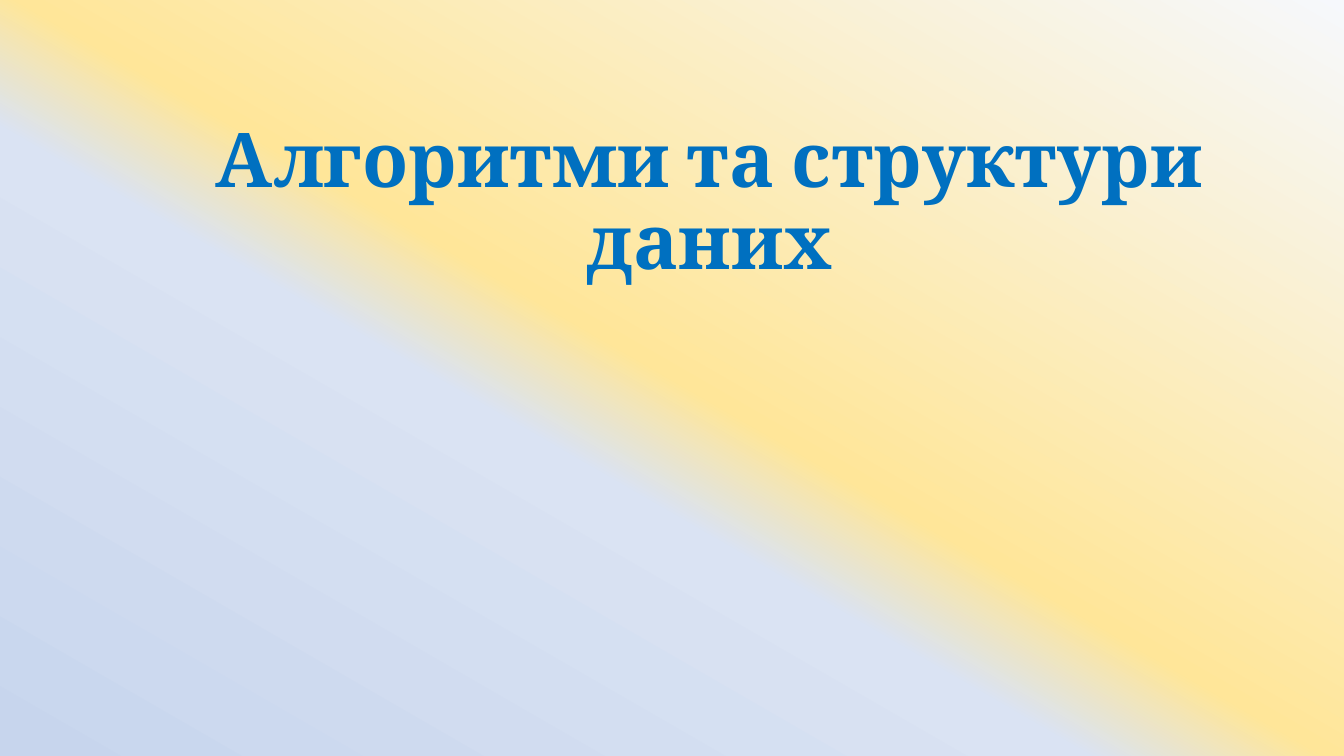
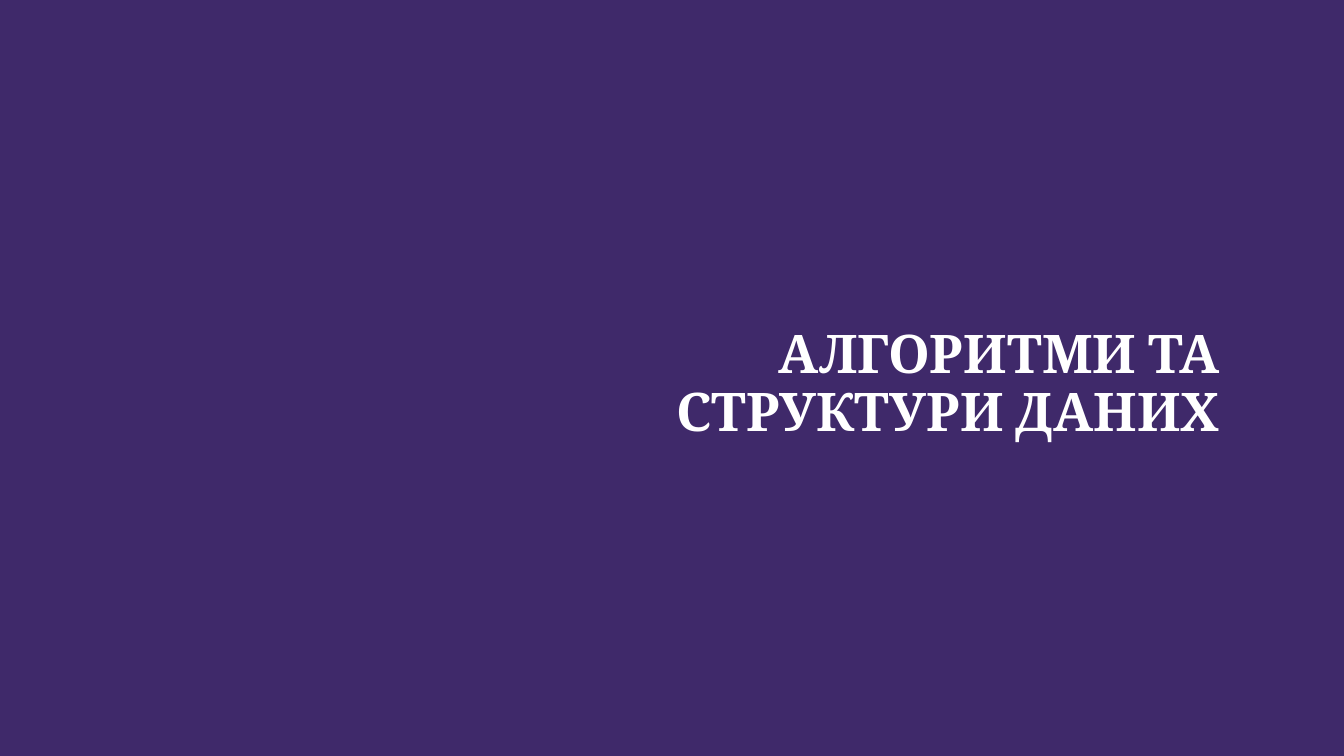
Before and after one commit to ArtemKlym/git_presentation, a slide deck: slide 1 of Git_1 part.pptx. Drawn at 1344x756 pixels with LibreOffice and Linux fonts; fonts in the diff are those of the drawing; background and template pictures are left out. Boxes give left, top, right and bottom in pixels: in the first picture for what was removed or moved away, otherwise in the second. Text is boxed around its words. In the diff, an @@ line names an element or a change of style, - is before the commit and + after.

```diff
--- a/Git_1 part.pptx
+++ b/Git_1 part.pptx
@@ background gradient #F6F8FC to #FFE699 to #DAE3F3 to #C7D5ED to picture (left out) @@
@@ title at bbox=[676, 334, 1220, 442]: text changed; size 54 to 38 pt; text colour #0070C0 to #FFFFFF @@
-Алгоритми та структури даних
+АЛГОРИТМИ ТА СТРУКТУРИ ДАНИХ
```
Also in this commit, not shown: 6 other slides changed, 4 slides added.
